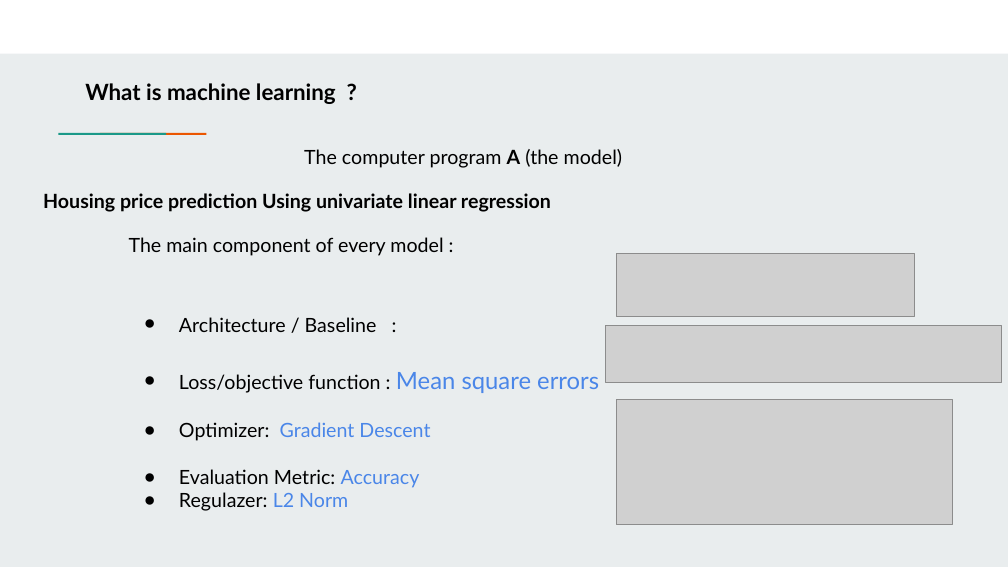
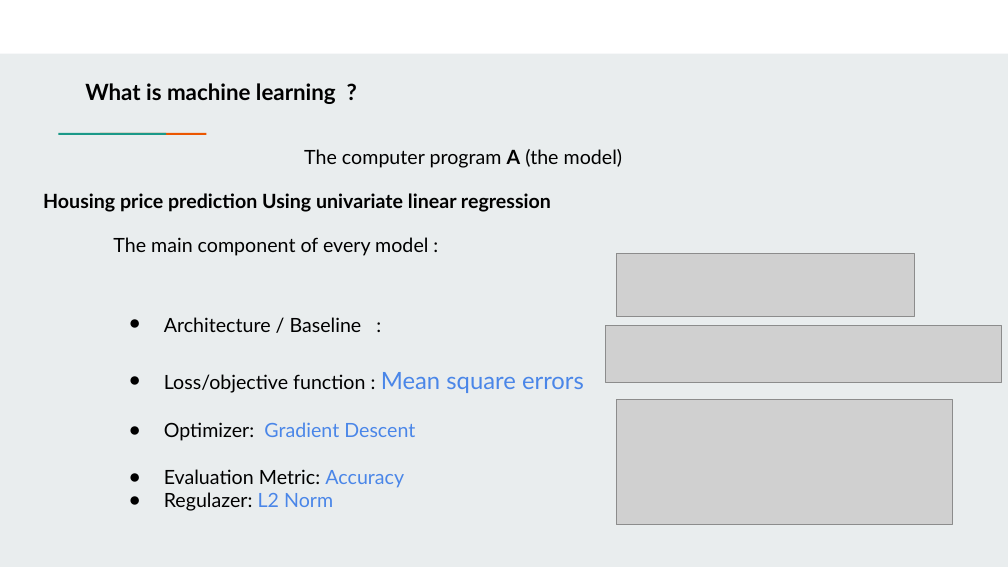
Before and after one commit to farouqBenarous/Machine_Learning_101_Workshop, a slide deck: slide 10 of 20-03-2021/Presentation/Machine learning 101.pptx (slide 9 before the commit). Drawn at 1008x567 pixels with LibreOffice and Linux fonts; fonts in the diff are those of the drawing; grey boxes stand for pictures. Boxes give left, top, right and bottom in pixels: in the first picture for what was removed or moved away, otherwise in the second. Text is boxed around its words. In the diff, an @@ line names an element or a change of style, - is before the commit and + after.

```diff
--- a/20-03-2021/Presentation/Machine learning 101.pptx
+++ b/20-03-2021/Presentation/Machine learning 101.pptx
@@ text "The main component of every ...": place and size @@
-text "The main component of every ..." at box(129, 237, 599, 511)
+text "The main component of every ..." at box(113, 237, 584, 511)
```
Also in this commit, not shown: 10 other slides changed, 12 slides added, 3 slides removed, 3 other files.
